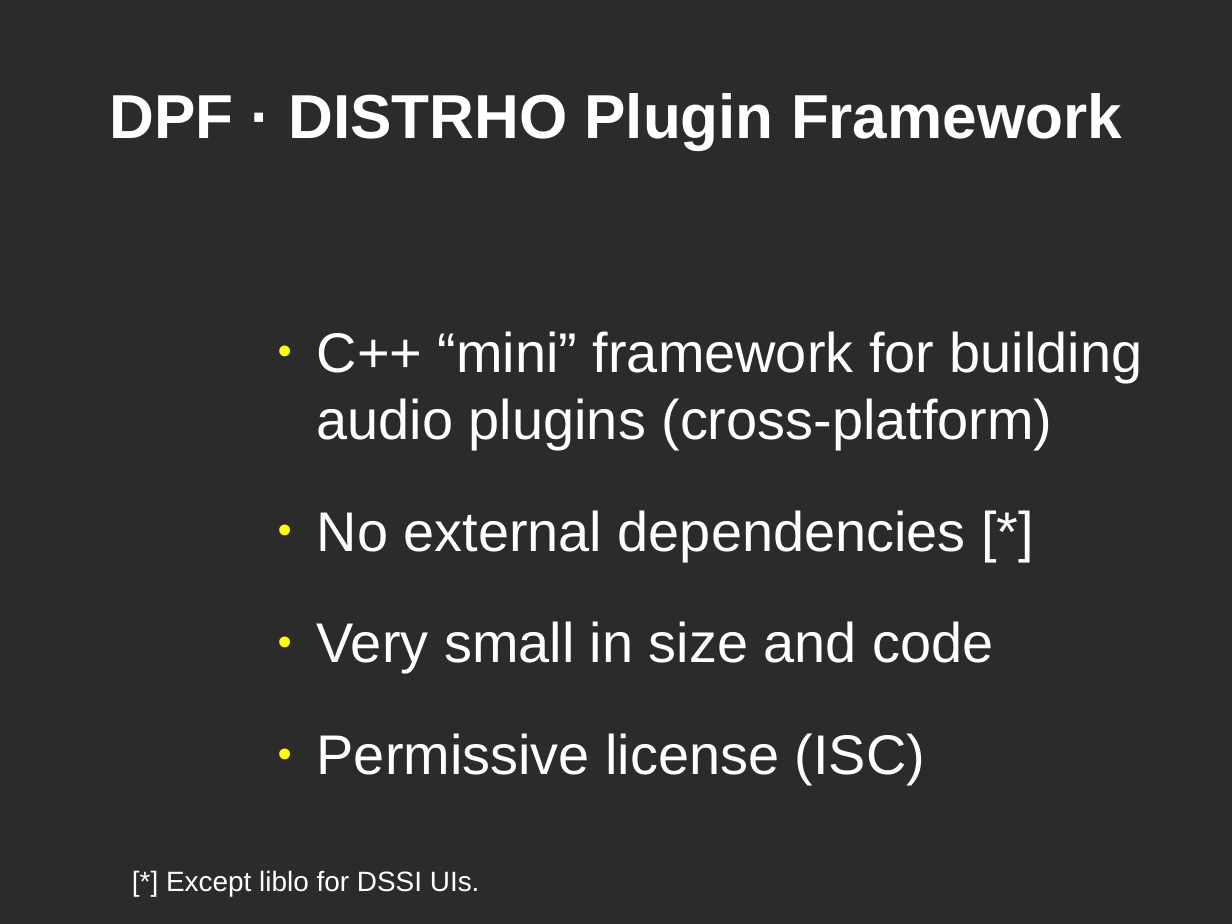
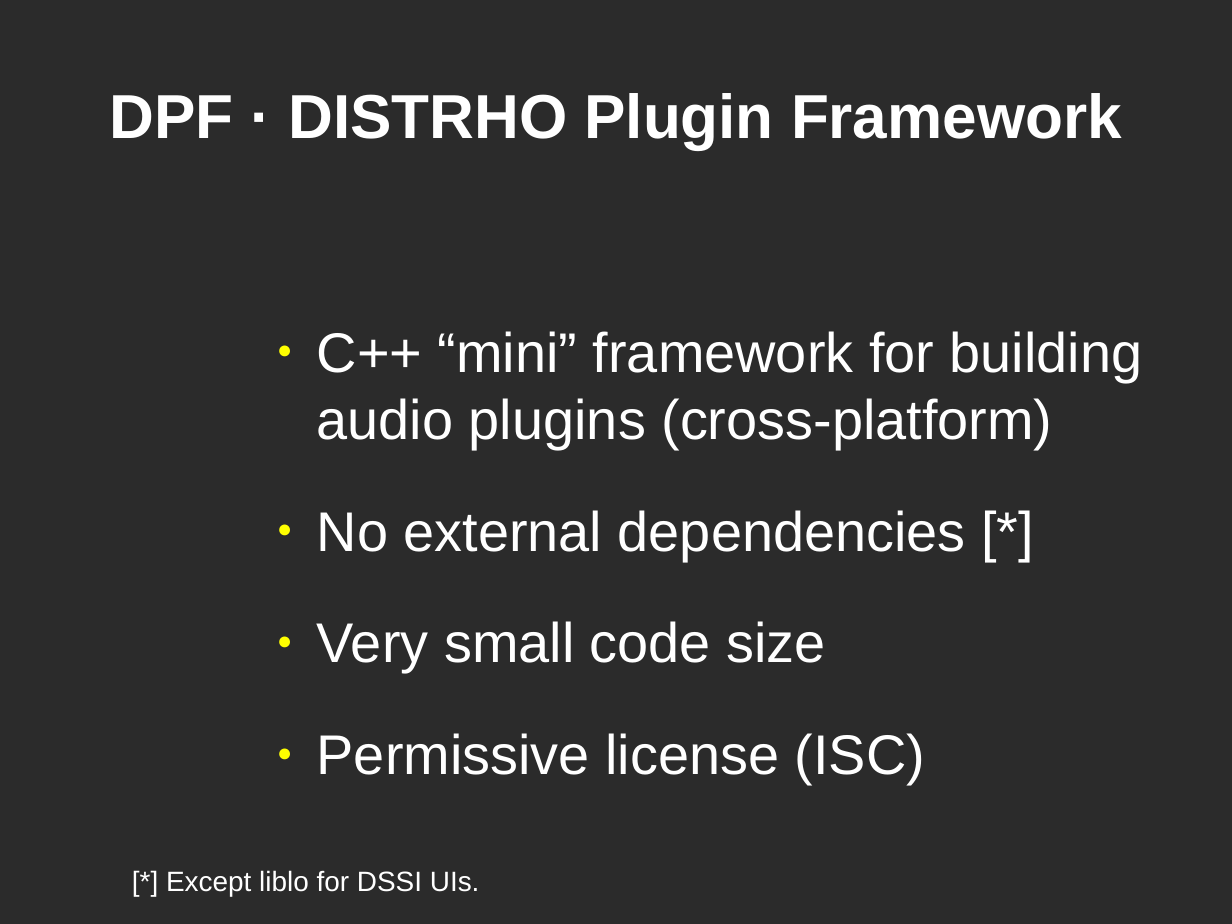
Before and after one commit to DISTRHO/DPF, a slide deck: slide 2 of lac/2014-small-talk.odp. Drawn at 1232x924 pixels with LibreOffice and Linux fonts; fonts in the diff are those of the drawing; background and template pictures are left out; a plain dark background stands for a picture behind light text. Boxes give left, top, right and bottom in pixels: in the first picture for what was removed or moved away, otherwise in the second. Text is boxed around its words. In the diff, an @@ line names an element or a change of style, - is before the commit and + after.

Commit message:
More lac file updates

```diff
--- a/lac/2014-small-talk.odp
+++ b/lac/2014-small-talk.odp
@@ text at (x1=317, y1=621, x2=826, y2=672): text changed @@
-● Very small in size and code
+● Very small code size
```
Also in this commit, not shown: 3 other slides changed.
